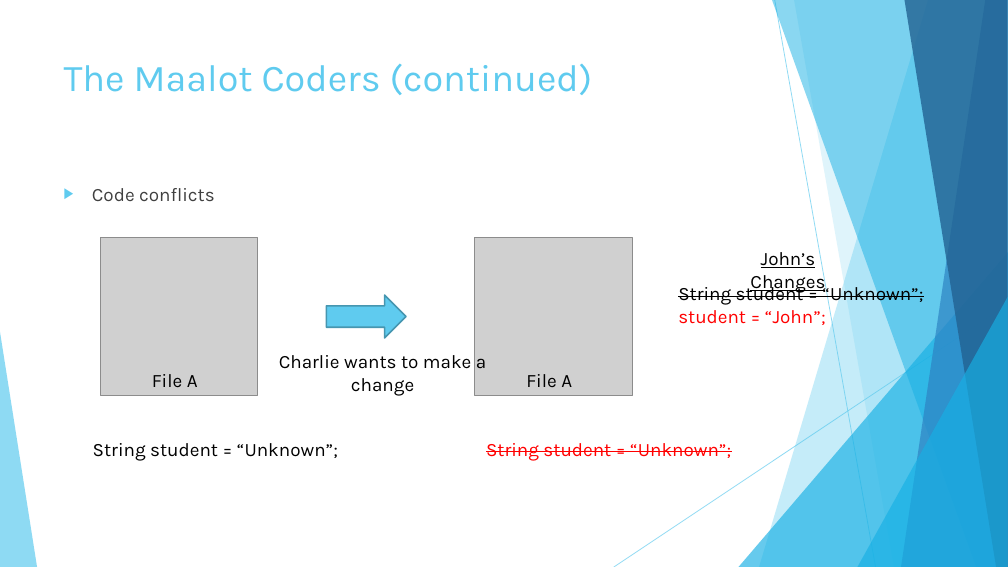
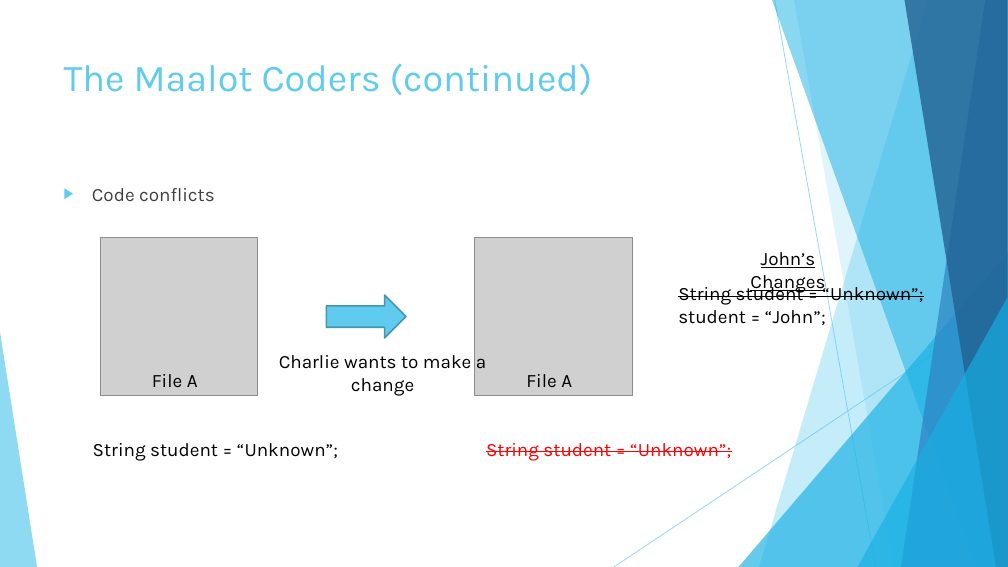
Before and after one commit to elishevastrauss1/VersionControl, a slide deck: slide 4 of Version Control Presentation.pptx (slide 3 before the commit). Drawn at 1008x567 pixels with LibreOffice and Linux fonts; fonts in the diff are those of the drawing; grey boxes stand for pictures. Boxes give left, top, right and bottom in pixels: in the first picture for what was removed or moved away, otherwise in the second. Text is boxed around its words. In the diff, an @@ line names an element or a change of style, - is before the commit and + after.

```diff
--- a/Version Control Presentation.pptx
+++ b/Version Control Presentation.pptx
@@ text at <box>678,310,826,325</box>: text colour #FF0000 to #000000 in "student = “John”;" @@
```
Also in this commit, not shown: 1 other slide changed, 5 slides added, 1 other file.
